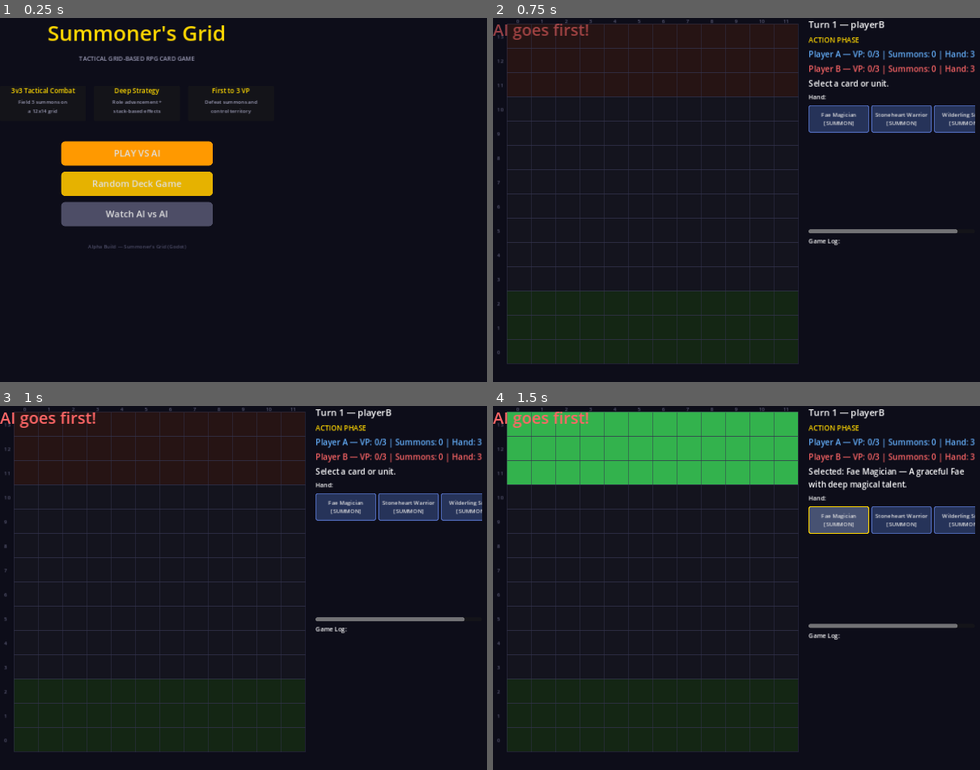
Above: before the commit, frames 1-4 (two rows, left to right).
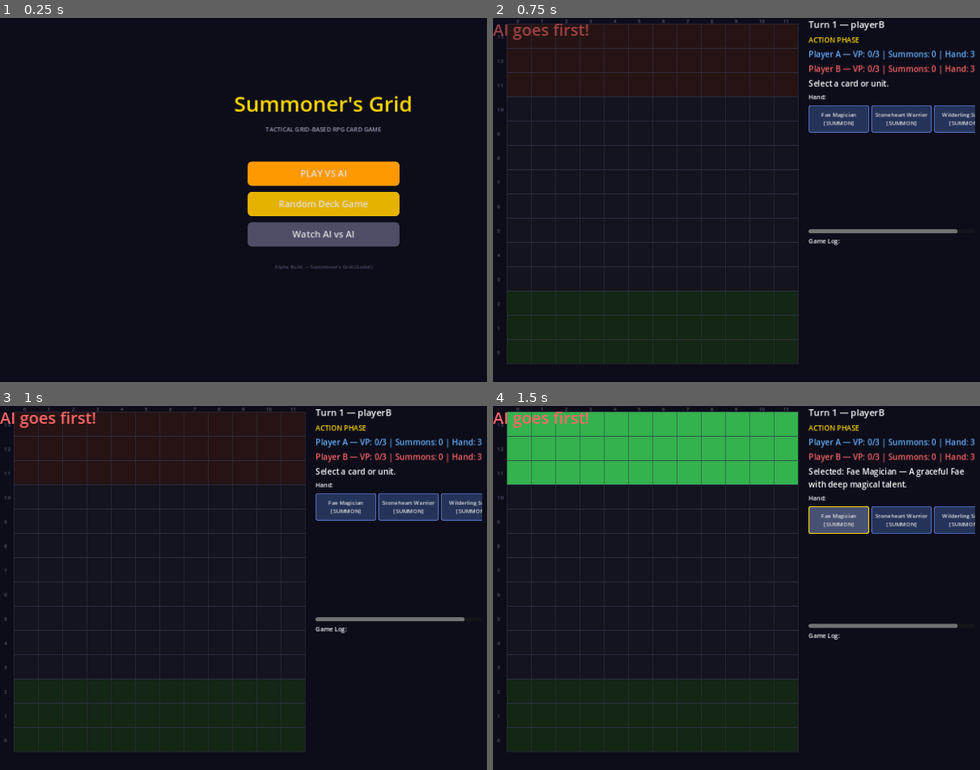
Above: after the commit, the same moments.

Repository: look-itsaxiom/summoners-grid
Game: Godot game, scene res://scenes/menu.tscn
Two runs of this game, one before a commit and one after it. Both use one fixed random seed, a clock stepped at 60 frames per second and the inputs below.
Inputs:
- Up to frame 1 (0.25 s): no input
- Up to frame 2 (0.75 s): click "PLAY VS AI" at 0.5 s
- Up to frame 3 (1 s): no input
- Up to frame 4 (1.5 s): click "Fae Magician [SUMMON]" at 1.25 s

The runs differ from the first frame. In frame 1, 15% of the frame differs, in the area x 2-85%, y 2-70%; in frame 2, nothing differs; in frame 3, nothing differs; in frame 4, nothing differs.

Commit message:
fix: menu layout + board label centering + hand card sizing
Menu: removed feature cards, repositioned VBox to (390,140).
Board: unit labels centered in cells, name limit 10 chars, role 7.
       Fixed owner→unit_owner shadowing. Placement cells bright green.
Hand: card buttons 120px wide, font size 11.

NOTE: menu title still cut off — needs visual debugging with MCP.

Co-Authored-By: Claude Opus 4.6 (1M context) <noreply@anthropic.com>

Diff:
--- a/godot/project.godot
+++ b/godot/project.godot
@@ -11,6 +11,12 @@
 config/features=PackedStringArray("4.3")
 
 [autoload]
+
+
+
+
+
+
 
 
 
--- a/godot/scripts/ui/main_menu_screen.gd
+++ b/godot/scripts/ui/main_menu_screen.gd
@@ -17,16 +17,12 @@
 	bg.set_anchors_preset(Control.PRESET_FULL_RECT)
 	add_child(bg)
 
-	# Center wrapper — ensures VBox is truly centered
-	var wrapper := CenterContainer.new()
-	wrapper.set_anchors_preset(Control.PRESET_FULL_RECT)
-	add_child(wrapper)
-
+	# Center container — absolute position, centered on screen
 	var center := VBoxContainer.new()
-	center.custom_minimum_size = Vector2(400, 0)
+	center.position = Vector2(390, 140)
+	center.custom_minimum_size = Vector2(500, 0)
 	center.add_theme_constant_override("separation", 12)
-	center.alignment = BoxContainer.ALIGNMENT_CENTER
-	wrapper.add_child(center)
+	add_child(center)
 
 	# Title
 	var title := Label.new()
@@ -46,22 +42,8 @@
 
 	# Spacer
 	var spacer := Control.new()
-	spacer.custom_minimum_size.y = 20
+	spacer.custom_minimum_size.y = 30
 	center.add_child(spacer)
-
-	# Feature cards
-	var features := HBoxContainer.new()
-	features.add_theme_constant_override("separation", 16)
-	features.alignment = BoxContainer.ALIGNMENT_CENTER
-	center.add_child(features)
-	_add_feature_card(features, "3v3 Tactical Combat", "Field 3 summons on\na 12x14 grid")
-	_add_feature_card(features, "Deep Strategy", "Role advancement +\nstack-based effects")
-	_add_feature_card(features, "First to 3 VP", "Defeat summons and\ncontrol territory")
-
-	# Spacer
-	var spacer2 := Control.new()
-	spacer2.custom_minimum_size.y = 16
-	center.add_child(spacer2)
 
 	# Buttons
 	_add_button(center, "PLAY VS AI", Color(1.0, 0.6, 0.0), _on_play_vs_ai)
